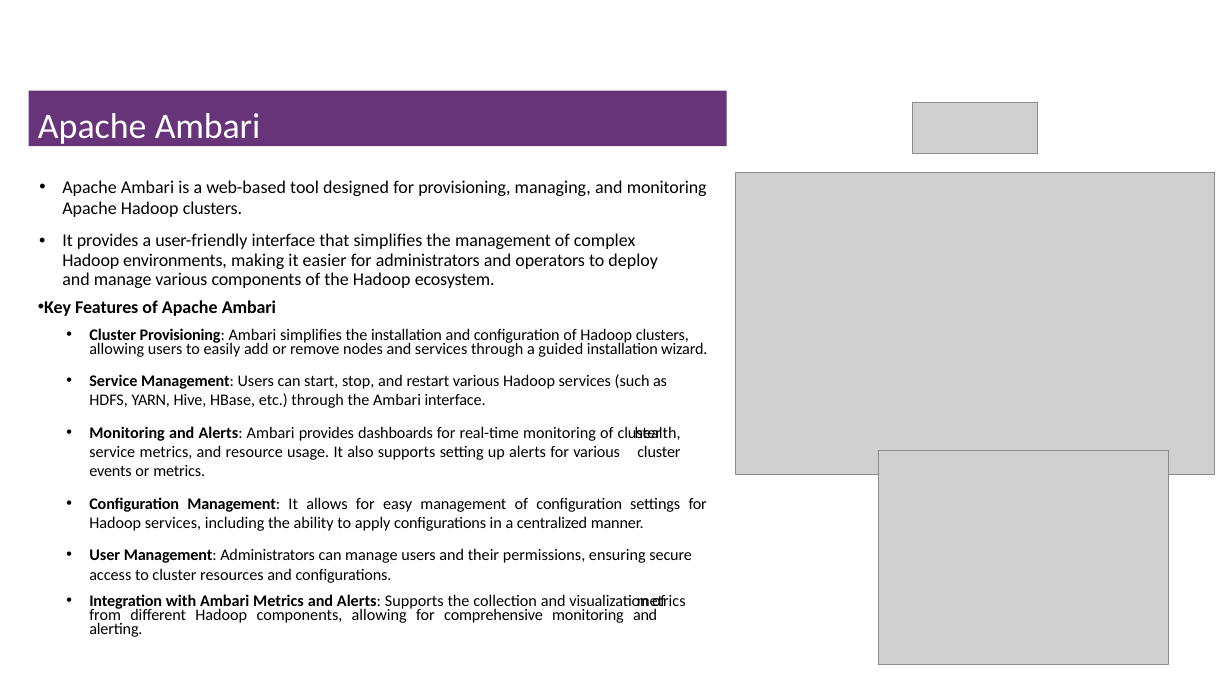
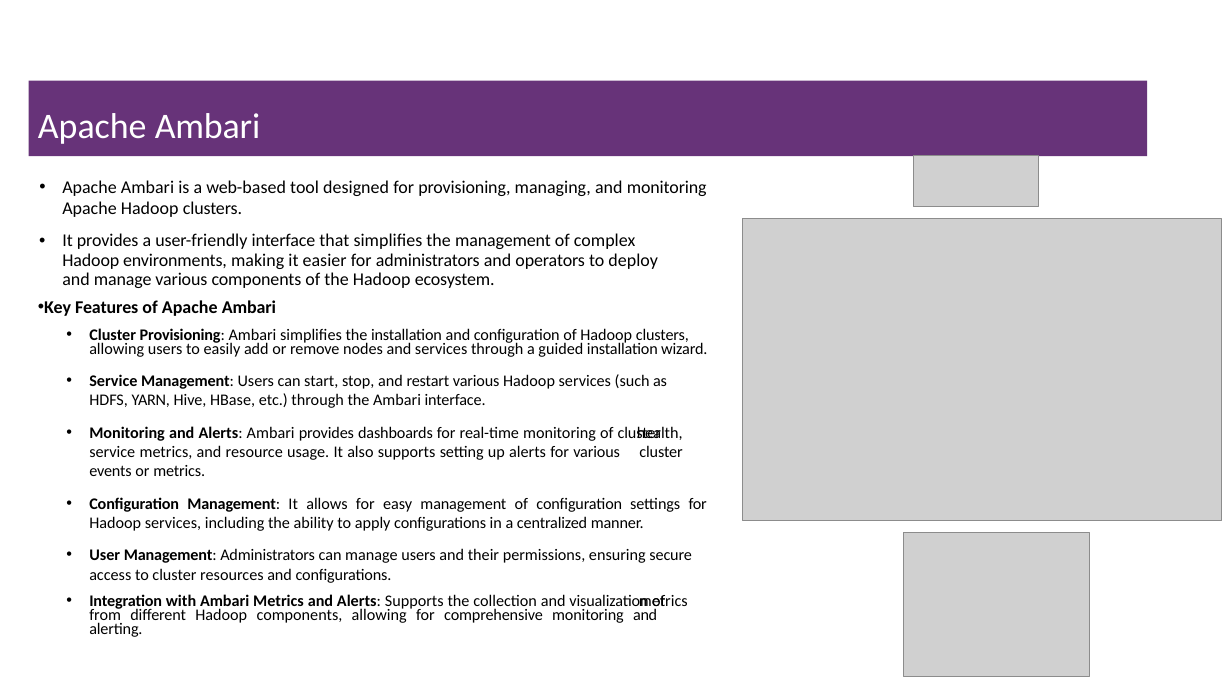
Before and after one commit to msfasha/307401-Big-Data, a slide deck: slide 32 of 20243/section_2_introduction_to_hadoop_eco_system/2-Introduction to Hadoop Eco System.pptx (slide 29 before the commit). Drawn at 1232x693 pixels with LibreOffice and Linux fonts; fonts in the diff are those of the drawing; grey boxes stand for pictures; background and template pictures are left out. Boxes give left, top, right and bottom in pixels: in the first picture for what was removed or moved away, otherwise in the second. Text is boxed around its words. In the diff, an @@ line names an element or a change of style, - is before the commit and + after.

```diff
--- a/20243/section_2_introduction_to_hadoop_eco_system/2-Introduction to Hadoop Eco System.pptx
+++ b/20243/section_2_introduction_to_hadoop_eco_system/2-Introduction to Hadoop Eco System.pptx
@@ title "Apache Ambari": place and size @@
-title "Apache Ambari" at [29, 91, 726, 146]
+title "Apache Ambari" at [29, 80, 1148, 156]
@@ picture: place and size @@
-picture at [913, 102, 1038, 152]
+picture at [914, 155, 1039, 206]
@@ picture: place and size @@
-picture at [736, 173, 1215, 475]
+picture at [742, 219, 1222, 521]
@@ picture: place and size @@
-picture at [879, 450, 1169, 665]
+picture at [904, 533, 1090, 677]
```
Also in this commit, not shown: 16 other slides changed, 6 slides added, 2 slides removed, 2 other files.
